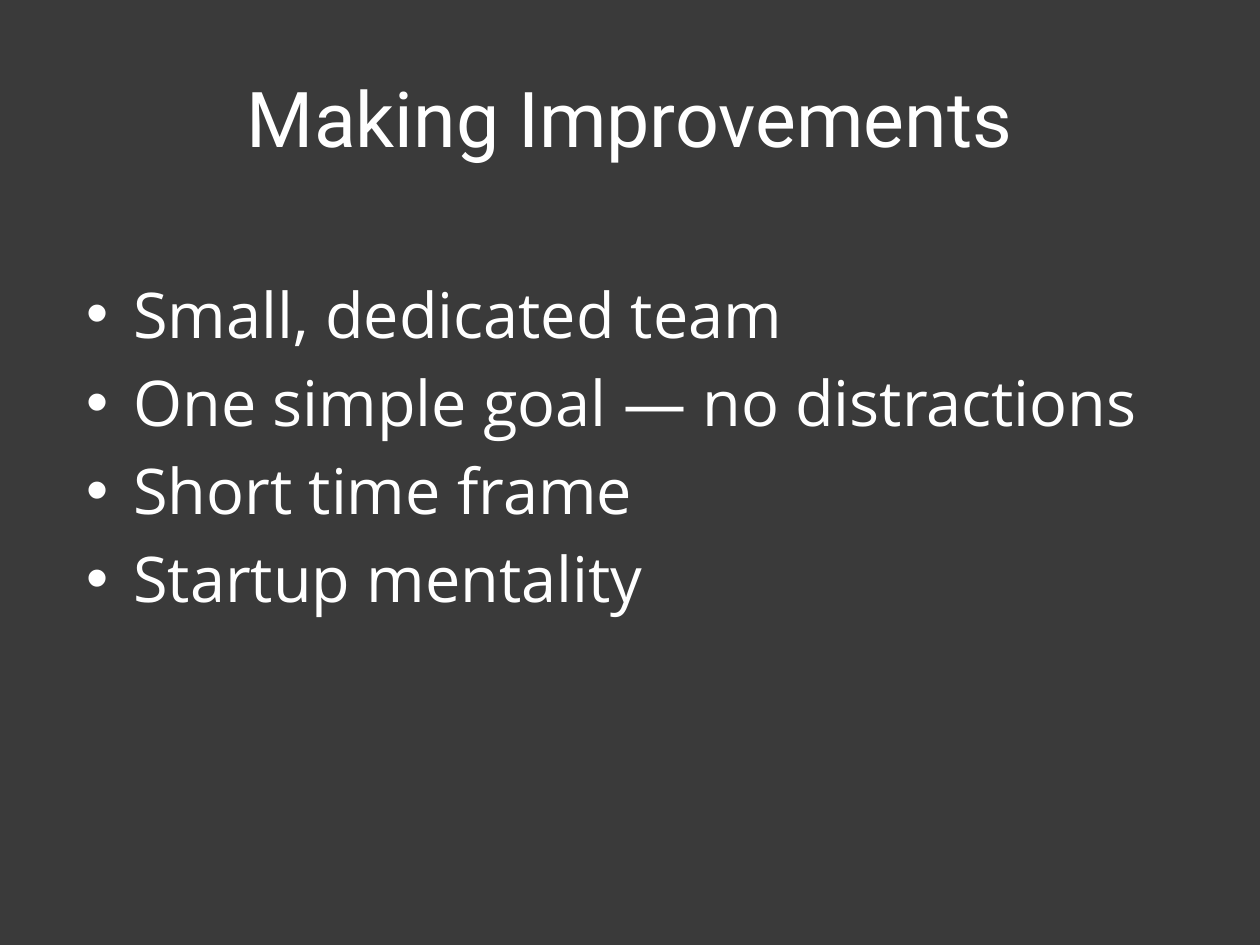
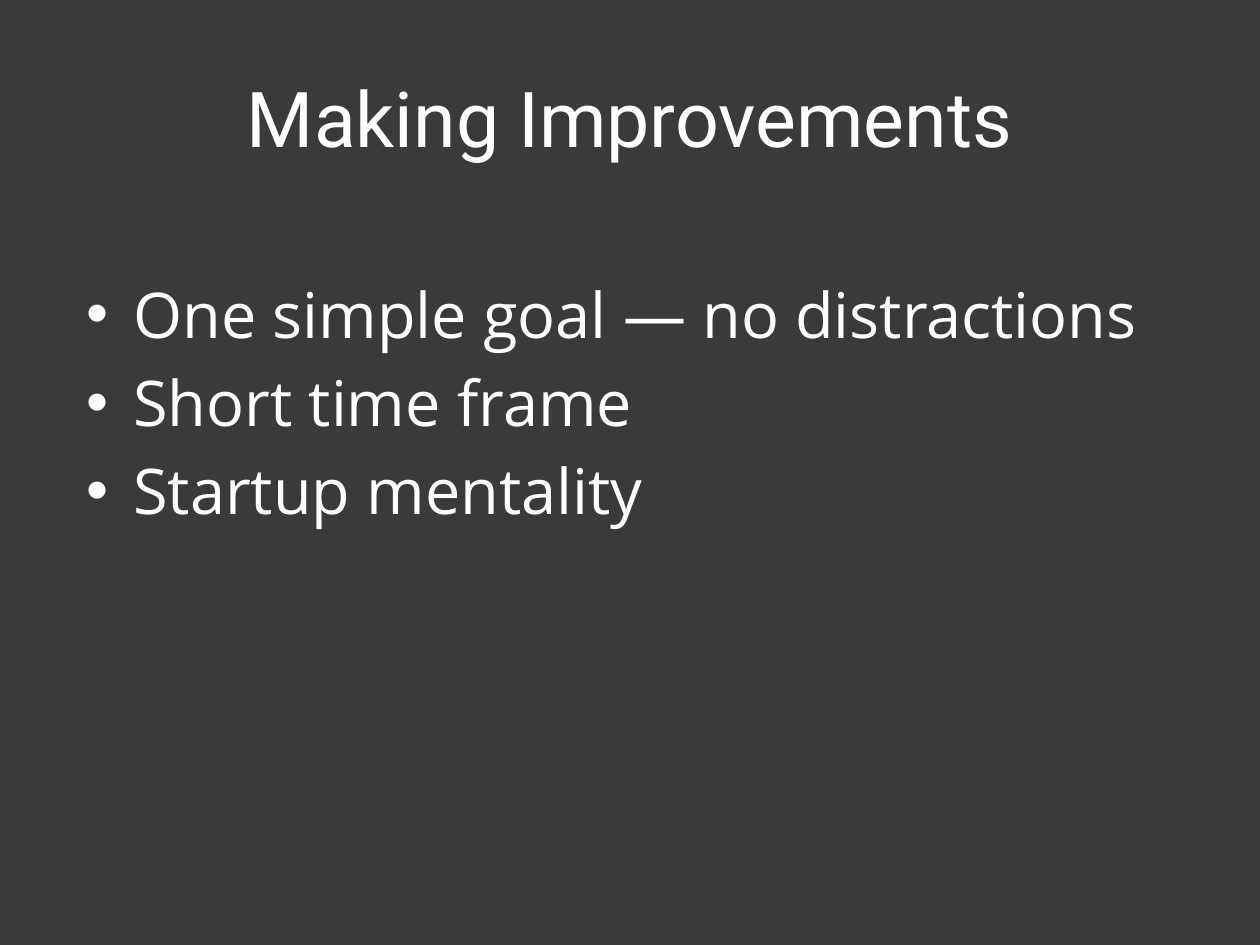
Before and after one commit to patik/code-sprint, a slide deck: slide 2 of code-sprint.pptx. Drawn at 1260x945 pixels with LibreOffice and Linux fonts; fonts in the diff are those of the drawing. Boxes give left, top, right and bottom in pixels: in the first picture for what was removed or moved away, otherwise in the second. Text is boxed around its words. In the diff, an @@ line names an element or a change of style, - is before the commit and + after.

```diff
--- a/code-sprint.pptx
+++ b/code-sprint.pptx
@@ text at bbox=[133, 290, 782, 346]: paragraph removed @@
-• Small, dedicated team
```
Also in this commit, not shown: 1 slide added, 1 slide removed, 1 other file.
